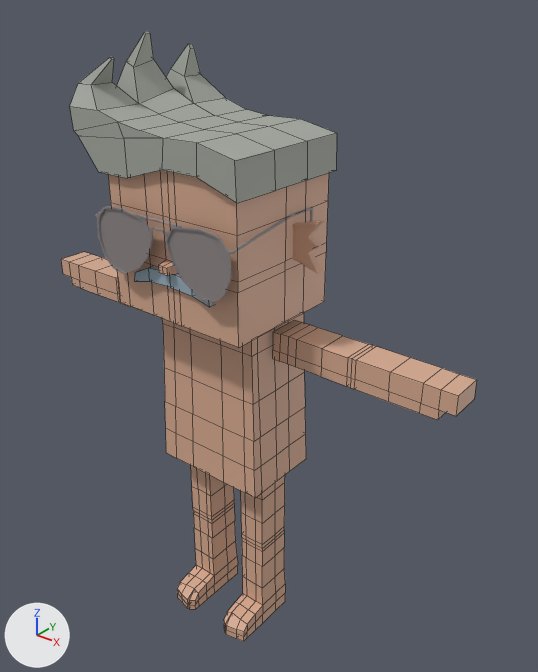
One commit to the FBX model mustachiorascals/fbx/904077a6-af40-41ba-b47a-b4da2c6c9993.fbx: the scene before it, then after it.
Both versions are drawn from a 50 mm camera at (0.0228, -0.0244, 0.0339) aimed at (0.0014, 0.0023, 0.0174). Arrows for +X, +Y and +Z are at lower left; the lights stay in place. Mesh edges are drawn as thin lines on the coarser meshes. Where no turn or scale is listed for an object, it has been applied to the vertices.

The scene before the commit, as lines of its bpy script (objects in view):
```python
me_mesh_003 = bpy.data.meshes.new('Mesh.003')
me_mesh_003.from_pydata(...)  # 20 vertices, 18 faces; spans x -0.00236..0.00236, y -0.00298..-0.00262, z 0.02101..0.02204
me_mesh_003.materials.append(mat_mustache)  # blue #9fb6c5
me_mesh_004 = bpy.data.meshes.new('Mesh.004')
me_mesh_004.from_pydata(...)  # 108 vertices, 106 faces; spans x -0.00569..0.00411, y -0.00306..0.00381, z 0.02591..0.03162
me_mesh_004.materials.append(mat_hair)  # grey #a5aaa0
me_mesh_005 = bpy.data.meshes.new('Mesh.005')
me_mesh_005.from_pydata(...)  # 132 vertices, 128 faces; spans x -0.00524..0.00524, y 0.00091..0.00137, z 0.02207..0.02442
me_mesh_005.materials.append(mat_skin)  # beige #d8ac92
ob_e_6 = bpy.data.objects.new('e_6', me_mesh_005)
ob_e_6.location = (0.0, 0.0, 0.0)
ob_h_sidespikes = bpy.data.objects.new('h_sidespikes', me_mesh_004)
ob_h_sidespikes.location = (0.0, 0.0, 0.0)
ob_m_anchorman = bpy.data.objects.new('m_anchorman', me_mesh_003)
ob_m_anchorman.location = (0.0, 0.0, 0.0)
# also in view: 'mustachio_body' at (0.0, 0.0011, 0.0144); 'mustachio_head' at (0.0, 0.0002, 0.0227); 'mustachio_legs' at (0.0, 0.0003, 0.0053); 'ew_aviator_1' at (0.0, -0.0007, 0.0231); 'mustachio_arms' at (0.0, 0.0012, 0.0181)
```
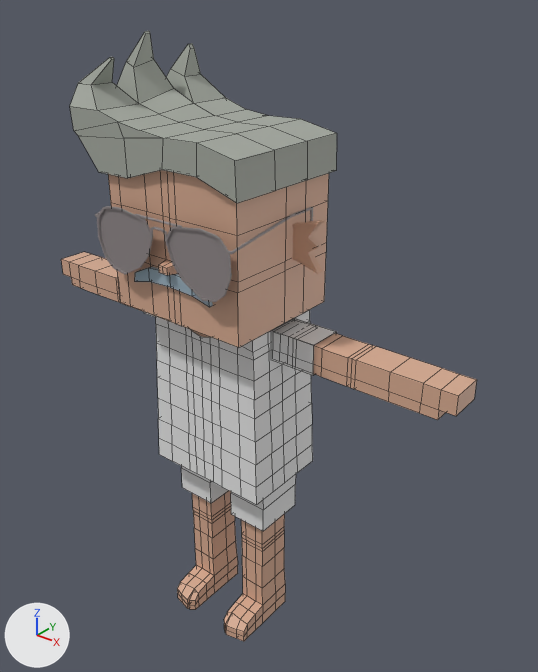
Diff of the bpy script that builds the scene:
```diff
--- a/mustachiorascals/fbx/904077a6-af40-41ba-b47a-b4da2c6c9993.fbx.py
+++ b/mustachiorascals/fbx/904077a6-af40-41ba-b47a-b4da2c6c9993.fbx.py
@@ mat_upper_garment_1 @@
+mat_upper_garment_1 = principled_material('upper_garment_1')
+mat_upper_garment_1.base_color = (0.8, 0.8, 0.8)  # white #e7e7e7
@@ mat_lower_garment @@
+mat_lower_garment = principled_material('lower_garment')
+mat_lower_garment.base_color = (0.8, 0.8, 0.8)  # white #e7e7e7
@@ me_mesh_009 @@
+me_mesh_009.from_pydata(...)  # 230 vertices, 212 faces; spans x -0.00349..0.00349, y -0.0013..0.00353, z 0.00994..0.01894
+me_mesh_009.materials.append(mat_upper_garment_1)  # white #e7e7e7
@@ me_mesh_003_1 @@
+me_mesh_003_1.from_pydata(...)  # 32 vertices, 24 faces; spans x -0.003..0.003, y -0.00018..0.00265, z 0.00723..0.01232
+me_mesh_003_1.materials.append(mat_lower_garment)  # white #e7e7e7
@@ me_mesh_010 @@
+me_mesh_010.from_pydata(...)  # 24 vertices, 18 faces; spans x -0.00561..0.00561, y 0.00027..0.00209, z 0.01737..0.01893
+me_mesh_010.materials.append(mat_upper_garment_1)  # white #e7e7e7
@@ ob_c_shirt_1 @@
+ob_c_shirt_1 = bpy.data.objects.new('c_shirt_1', me_mesh_009)
+ob_c_shirt_1.location = (0.0, 0.0, 0.0)
@@ ob_c_shorts @@
+ob_c_shorts = bpy.data.objects.new('c_shorts', me_mesh_003_1)
+ob_c_shorts.location = (0.0, 0.0, 0.0)
@@ ob_c_shirt_2 @@
+ob_c_shirt_2 = bpy.data.objects.new('c_shirt_2', me_mesh_010)
+ob_c_shirt_2.location = (0.0, 0.0, 0.0)
```

Where the change shows, as pixel boxes (x1, y1, x2, y2) in the pictures (538 x 672 px):
'c_shirt_1', added: after (156, 310, 313, 505)
'c_shorts', added: after (181, 466, 296, 531)
'c_shirt_2', added: after (144, 312, 337, 376)
'mustachio_body', unchanged, covered by the edit: before (162, 313, 306, 498); after (192, 330, 210, 337)
